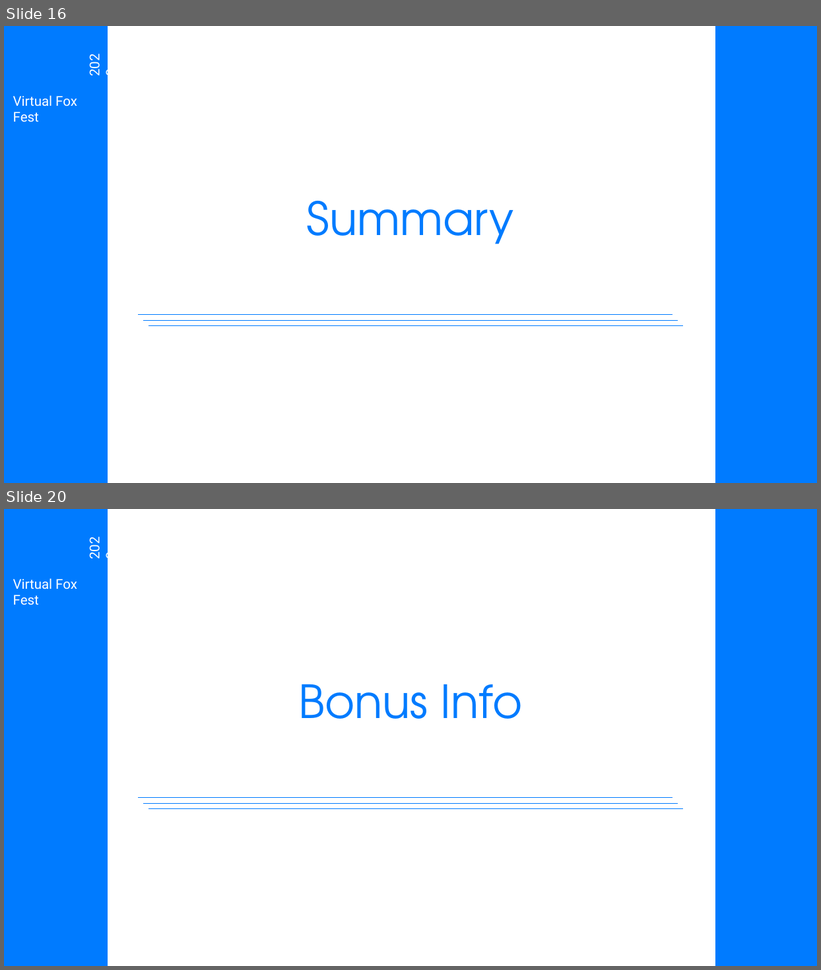
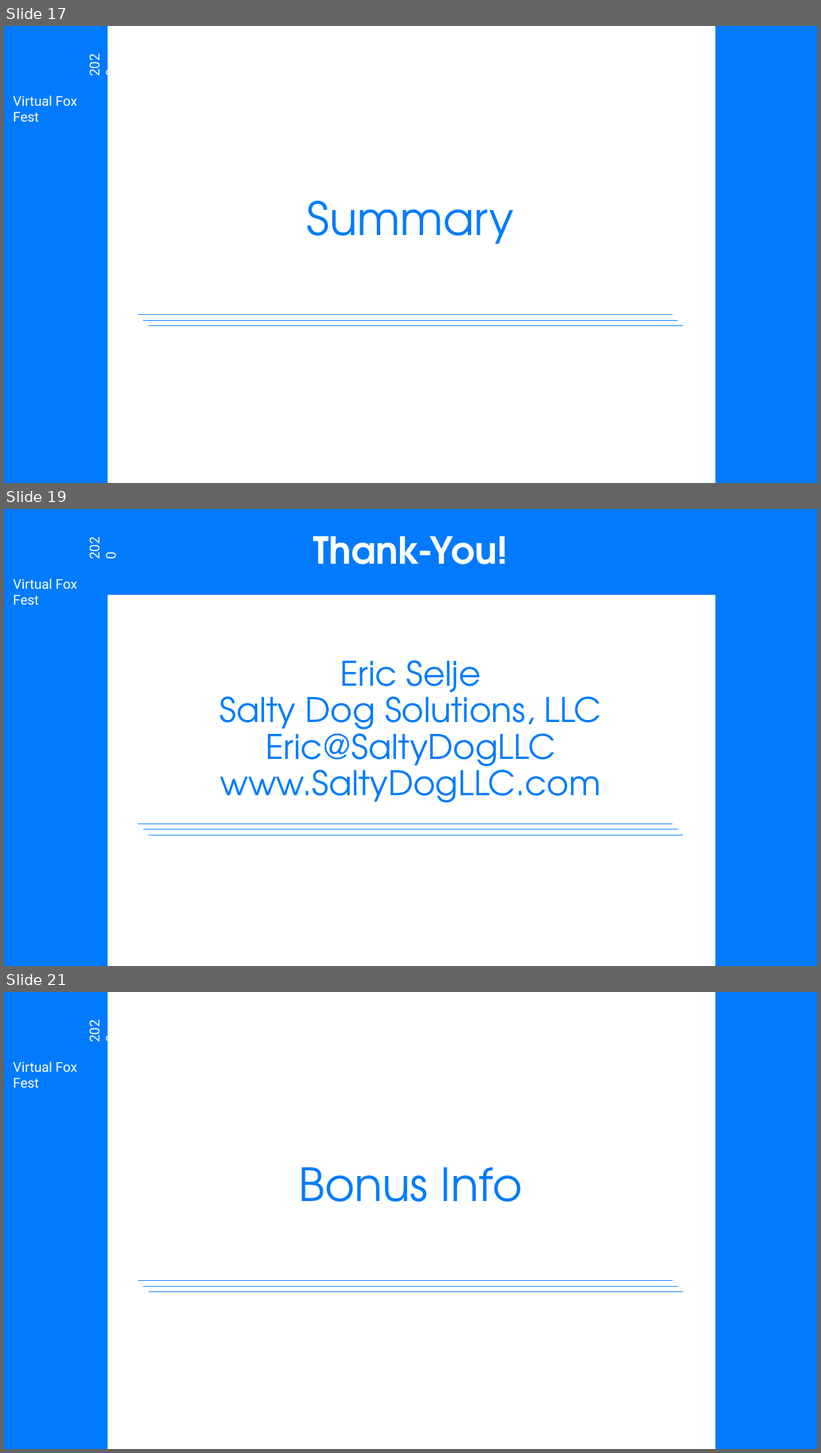
Before and after one commit to eselje/XToDos, a slide deck: Docs/Selje_XSharpFromScratch_Slides.pptx. Shown one above the other, each under a label of ours: slides 16 and 20 before the commit, slides 17, 19 and 21 after it; the slides between them are not shown. The pictures are 821x970 and 821x1453 pixels, drawn with LibreOffice and Linux fonts; fonts in the diff are those of the drawing; background and template pictures are left out. Boxes give left, top, right and bottom in pixels: in the first picture for what was removed or moved away, otherwise in the second. Text is boxed around its words. In the diff, an @@ line names an element or a change of style, - is before the commit and + after.

```diff
--- a/Docs/Selje_XSharpFromScratch_Slides.pptx
+++ b/Docs/Selje_XSharpFromScratch_Slides.pptx
@@ slide 19 added at bbox=[4, 509, 817, 966], background #FFFFFF; not listed: 4 template elements that a slide beside it also shows @@
@@ rectangle added at bbox=[4, 509, 817, 595], fill #007BFF @@
@@ text added at bbox=[314, 536, 508, 564], 44 pt, text #FFFFFF, bold @@
+Thank-You!
@@ title added at bbox=[220, 660, 601, 803], 40 pt, text #007BFF @@
+Eric Selje
+Salty Dog Solutions, LLC
+Eric@SaltyDogLLC
+www.SaltyDogLLC.com
@@ line added from (138, 824) to (673, 824), #007BFF 0.5 pt @@
@@ line added from (143, 830) to (678, 830), #007BFF 0.5 pt @@
@@ line added from (149, 835) to (683, 835), #007BFF 0.5 pt @@
@@ what was slide 16 is now slide 17 @@
@@ what was slide 20 is now slide 21 @@
```
Also in this commit, not shown: 9 slides changed, 8 other slides added, 8 slides removed, 3 other files.
